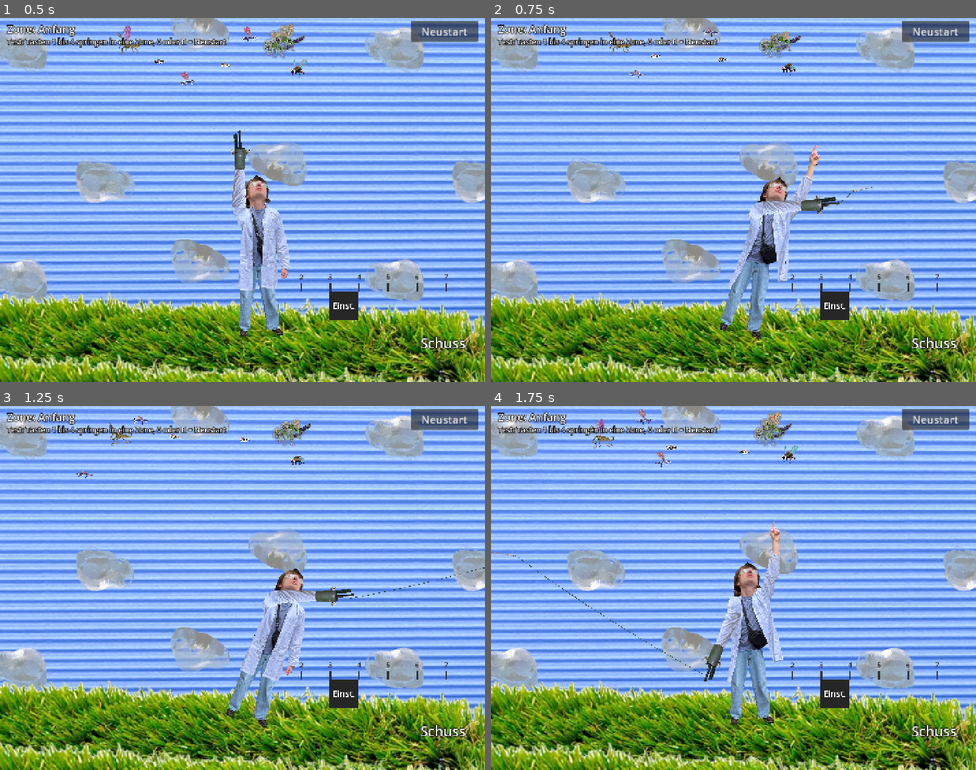
Above: before the commit, frames 1-4 (two rows, left to right).
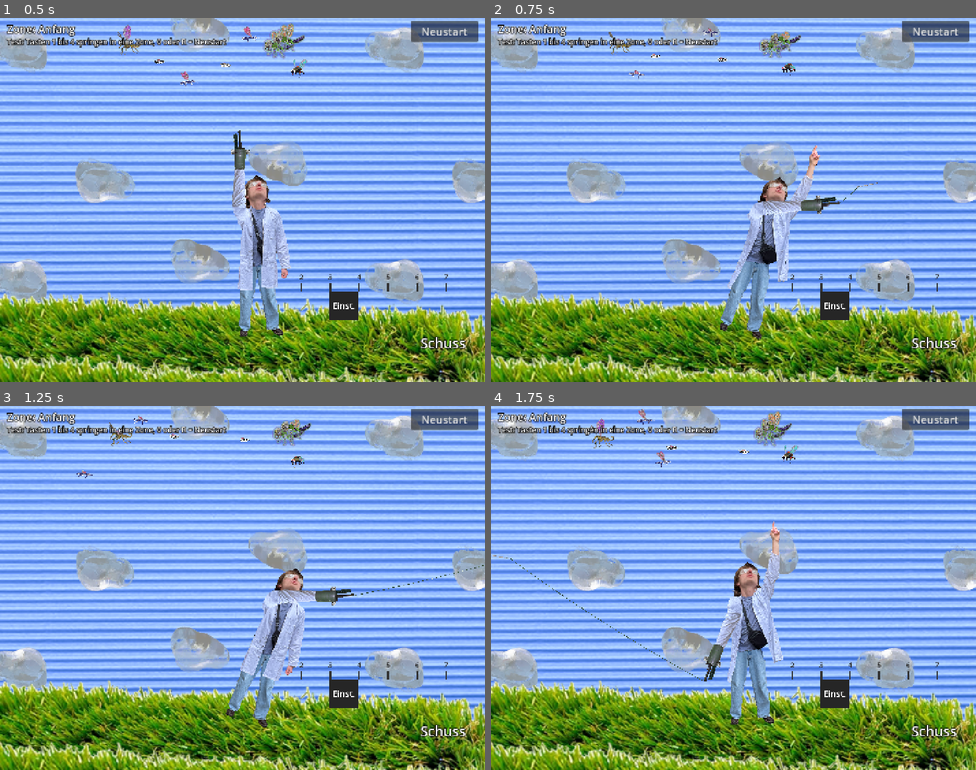
Above: after the commit, the same moments.

Repository: Philipp-Mallmann/fliegen-sind-aliens
Game: Godot game, scene res://szenen/spiel.tscn
The game is run twice, just before and just after one commit, with the same random seed, the same clock (stepped at 60 frames per second) and the same inputs.
Inputs (mouse positions are in pixels of both pictures, inside the frame that each line leads up to):
- Up to frame 1 (0.5 s): no input
- Up to frame 2 (0.75 s): tap Enter at 0.5 s; move the mouse to (840, 181) at 0.52 s; hold D (rechts) from 0.53 s (still down); tap Space (schiessen) at 0.6 s; click (840, 181) at 0.67 s
- Up to frame 3 (1.25 s): keep holding D (rechts)
- Up to frame 4 (1.75 s): release D (rechts) at 1.25 s; drag from (636, 606) to (709, 660) at 1.27 s

Frame 1 is identical in both runs. In frame 2, less than 0.1% of the frame differs, in the area x 71-80%, y 45-52%; in frame 3, less than 0.1%; in frame 4, 0.1%, in the area x 0-44%, y 40-76%.

Commit message:
Totale: Abschusspunkt haengt am Kanonenbild, Nagel und Draht wieder aus dem Lauf
Co-Authored-By: Claude Opus 5.5 <noreply@anthropic.com>

Diff:
--- a/skripte/start_totale.gd
+++ b/skripte/start_totale.gd
@@ -78,10 +78,11 @@
 		return
 	if Input.is_action_just_pressed("schiessen"):
 		var nadel: Node2D = nadel_szene.instantiate()
-		nadel.position = $Schulter/Armbild/Spitze.global_position
+		# Die Spitze haengt am Kanonenbild (oben am Lauf). Verschiebt man das Bild, wandert sie mit.
+		nadel.position = $Schulter/Armbild/Bild/Spitze.global_position
 		nadel.rotation = $Schulter.global_rotation
 		nadel.richtung = Vector2.UP.rotated($Schulter.global_rotation)
-		nadel.anker = $Schulter/Armbild/Spitze
+		nadel.anker = $Schulter/Armbild/Bild/Spitze
 		kanone.get_parent().add_child(nadel)
 		nadel.getroffen.connect(erster_treffer)
 		nachladen_noch = nachladezeit
--- a/szenen/spiel.tscn
+++ b/szenen/spiel.tscn
@@ -659,8 +659,8 @@
 scale = Vector2(0.21, 0.21)
 texture = ExtResource("43_kanone")
 
-[node name="Spitze" type="Marker2D" parent="Kanone/Figur/Schulter/Armbild" unique_id=1917775842]
-position = Vector2(0, -540)
+[node name="Spitze" type="Marker2D" parent="Kanone/Figur/Schulter/Armbild/Bild" unique_id=1917775842]
+position = Vector2(1.5, -648)
 
 [node name="Bedienung" type="CanvasLayer" parent="." unique_id=1432991439]
 
Not shown, changed: ERKLAERUNG.md
